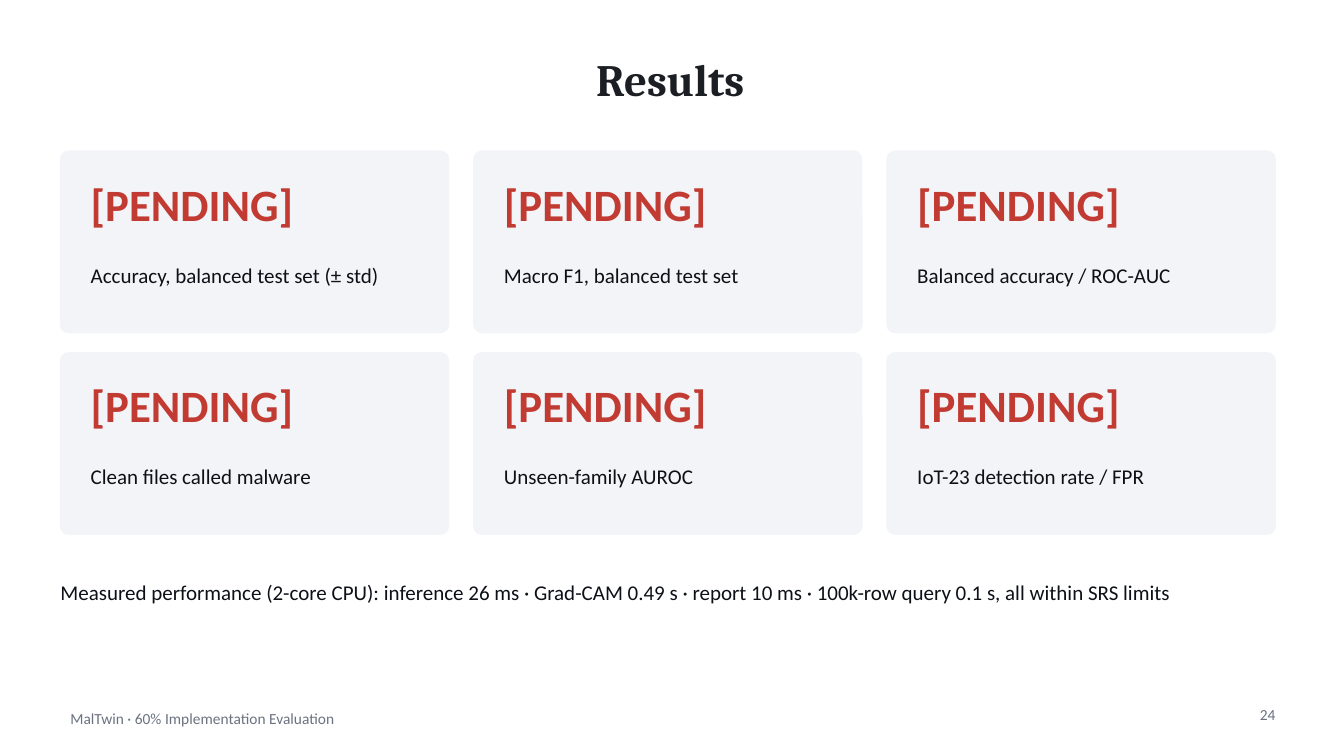
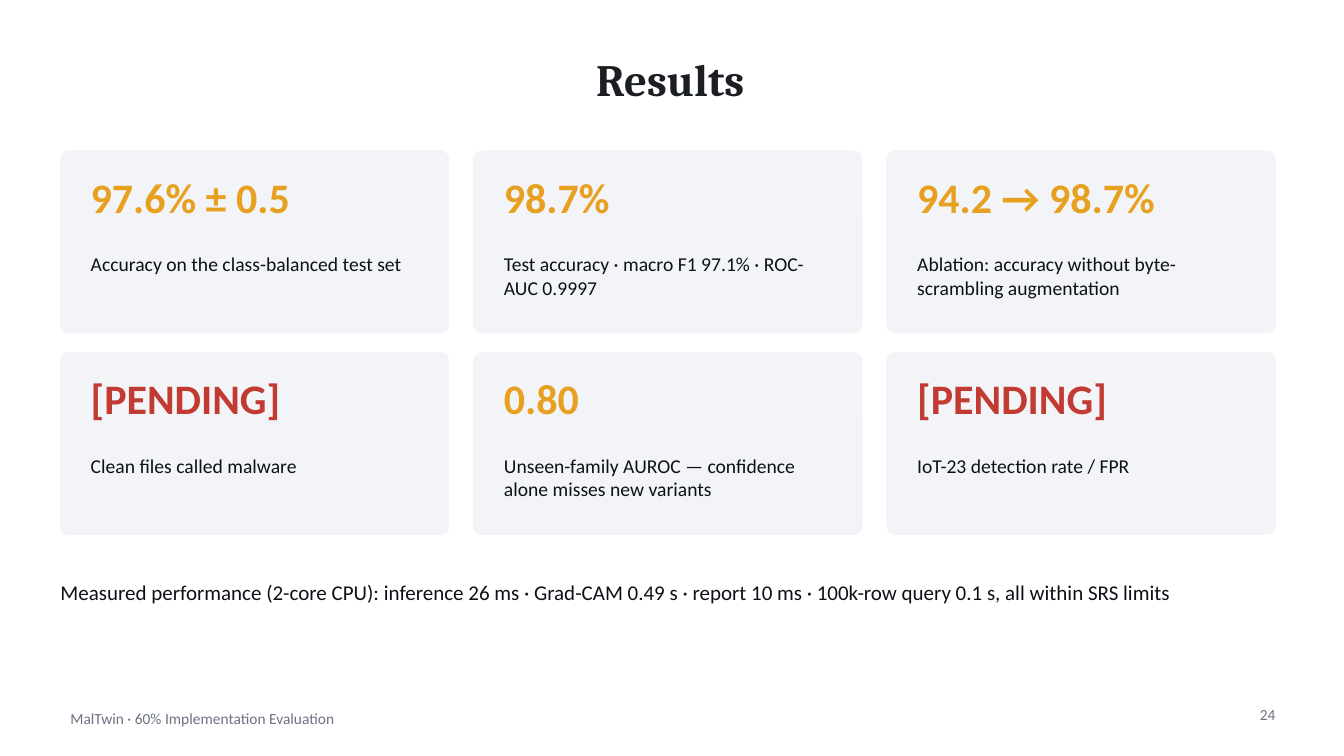
Before and after one commit to imanfatimadocx/MalTwin, a slide deck: slide 24 of docs/MalTwin_60pct_Evaluation.pptx. Drawn at 1344x756 pixels with LibreOffice and Linux fonts; fonts in the diff are those of the drawing. Boxes give left, top, right and bottom in pixels: in the first picture for what was removed or moved away, otherwise in the second. Text is boxed around its words. In the diff, an @@ line names an element or a change of style, - is before the commit and + after.

```diff
--- a/docs/MalTwin_60pct_Evaluation.pptx
+++ b/docs/MalTwin_60pct_Evaluation.pptx
@@ text at bbox=[91, 184, 290, 214]: text changed; size 32 to 30 pt; text colour #C23B33 to #E8A020 @@
-[PENDING]
+97.6% ± 0.5
@@ text at bbox=[504, 184, 610, 214]: text changed; size 32 to 30 pt; text colour #C23B33 to #E8A020 @@
-[PENDING]
+98.7%
@@ text at bbox=[917, 184, 1155, 214]: text changed; size 32 to 30 pt; text colour #C23B33 to #E8A020 @@
-[PENDING]
+94.2 → 98.7%
@@ text at bbox=[91, 257, 401, 274]: text changed; size 15 to 14 pt @@
-Accuracy, balanced test set (± std)
+Accuracy on the class-balanced test set
@@ text at bbox=[504, 257, 804, 295]: text changed; size 15 to 14 pt @@
-Macro F1, balanced test set
+Test accuracy · macro F1 97.1% · ROC-AUC 0.9997
@@ text at bbox=[917, 257, 1176, 299]: text changed; size 15 to 14 pt @@
-Balanced accuracy / ROC-AUC
+Ablation: accuracy without byte-scrambling augmentation
@@ text "[PENDING]" at bbox=[91, 383, 281, 420]: size 32 to 30 pt @@
@@ text at bbox=[504, 385, 579, 415]: text changed; size 32 to 30 pt; text colour #C23B33 to #E8A020 @@
-[PENDING]
+0.80
@@ text "[PENDING]" at bbox=[917, 383, 1107, 420]: size 32 to 30 pt @@
@@ text "Clean files called malware": place and size @@
-text "Clean files called malware" at bbox=[91, 469, 311, 484]
+text "Clean files called malware" at bbox=[91, 459, 296, 473]
@@ text "Clean files called malware" at bbox=[91, 459, 296, 473]: size 15 to 14 pt @@
@@ text at bbox=[504, 459, 795, 496]: text changed; size 15 to 14 pt @@
-Unseen-family AUROC
+Unseen-family AUROC — confidence alone misses new variants
@@ text "IoT-23 detection rate / FPR" at bbox=[917, 459, 1130, 473]: size 15 to 14 pt @@
@@ text "IoT-23 detection rate / FPR": place and size @@
-text "IoT-23 detection rate / FPR" at bbox=[917, 469, 1144, 484]
+text "IoT-23 detection rate / FPR" at bbox=[917, 459, 1130, 473]
```
Also in this commit, not shown: 1 slide added, 1 other file.
